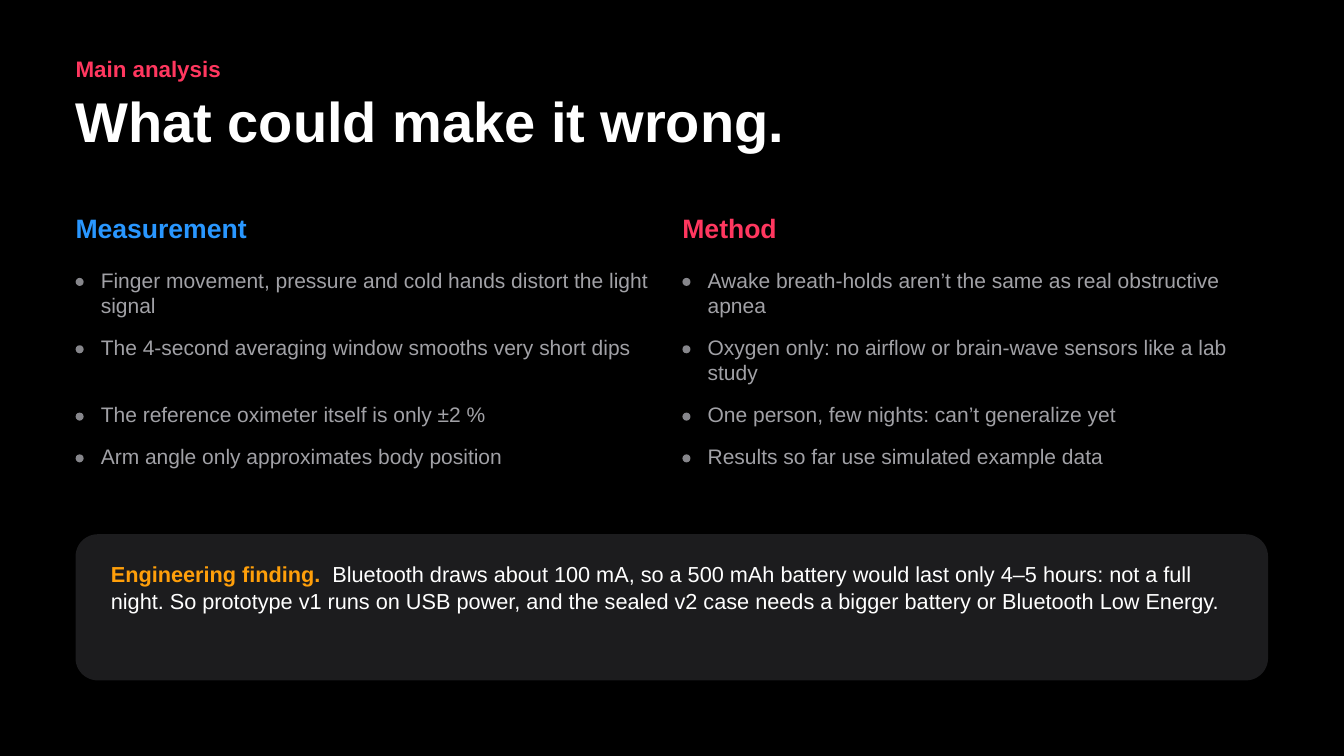
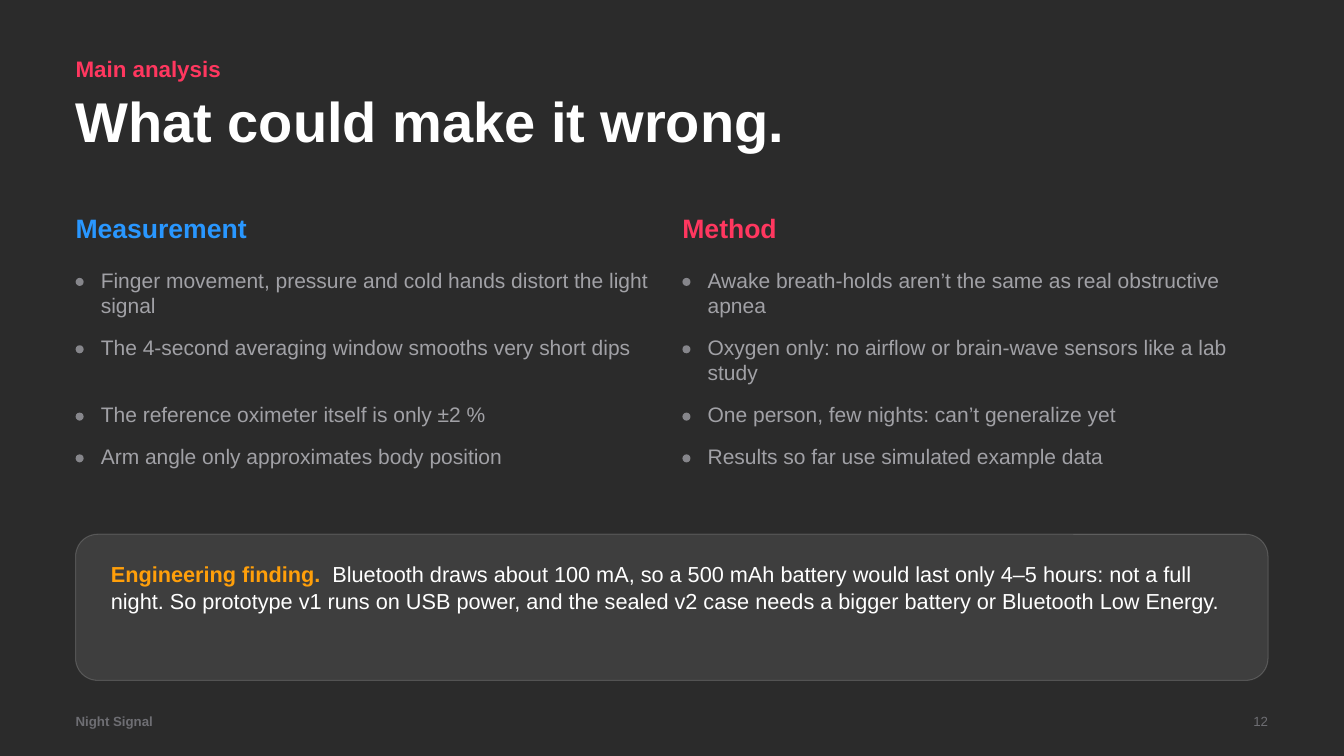
Before and after one commit to gabrielamamanestudent-wq/teetomivV2, a slide deck: slide 12 of science-fair/night-signal/Night_Signal_Presentation.pptx. Drawn at 1344x756 pixels with LibreOffice and Linux fonts; fonts in the diff are those of the drawing; background and template pictures are left out; a plain dark background stands for a picture behind light text. Boxes give left, top, right and bottom in pixels: in the first picture for what was removed or moved away, otherwise in the second. Text is boxed around its words. In the diff, an @@ line names an element or a change of style, - is before the commit and + after.

```diff
--- a/science-fair/night-signal/Night_Signal_Presentation.pptx
+++ b/science-fair/night-signal/Night_Signal_Presentation.pptx
@@ background #000000 to picture (left out) @@
@@ rounded rectangle at (x1=76, y1=534, x2=1268, y2=681): fill #1C1C1E to #FFFFFF at 9% opacity; outline none to #FFFFFF 0.75 pt @@
@@ text added at (x1=76, y1=716, x2=153, y2=729), 9.5 pt, text #6E6E73, bold @@
+Night Signal
@@ text added at (x1=1253, y1=717, x2=1268, y2=726), 9.5 pt, text #6E6E73 @@
+12
```
Also in this commit, not shown: 13 other slides changed, 8 other files.
